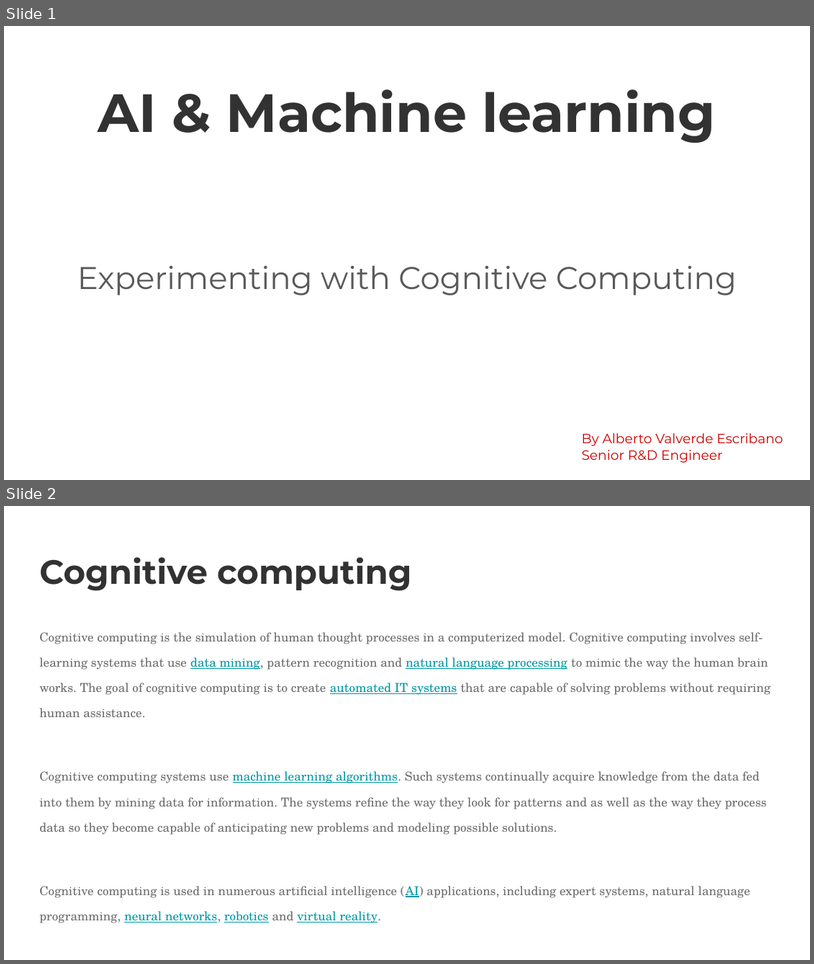
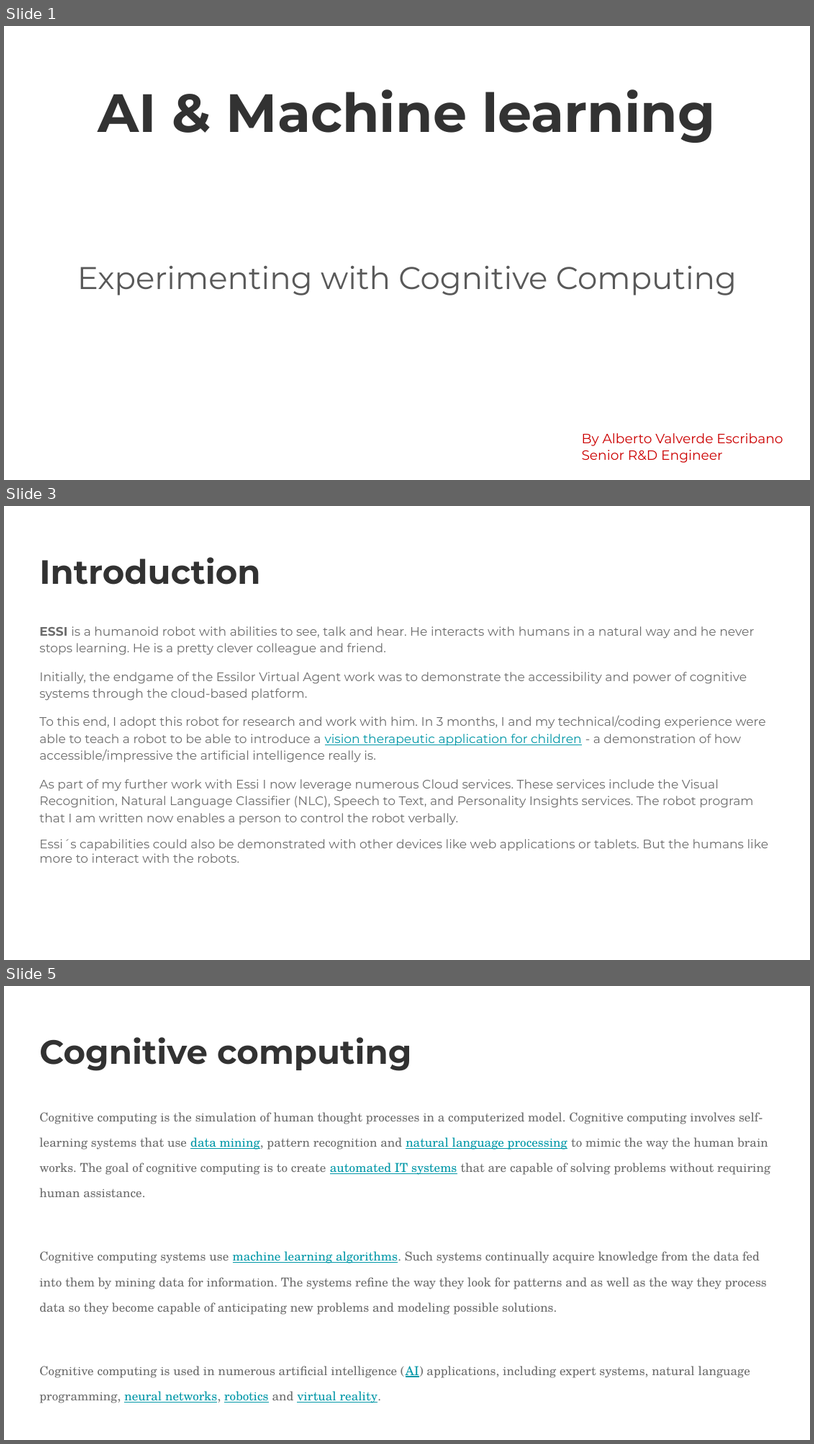
Before and after one commit to albertovalverde/cognitive-computing, a slide deck: Cognitive-NAO/Documents/presentation/Cognitive computing for Essilor.pptx. Shown one above the other, each under a label of ours: slides 1 and 2 before the commit, slides 1, 3 and 5 after it; the slides between them are not shown. The pictures are 814x964 and 814x1444 pixels, drawn with LibreOffice and Linux fonts; fonts in the diff are those of the drawing. Boxes give left, top, right and bottom in pixels: in the first picture for what was removed or moved away, otherwise in the second. Text is boxed around its words. In the diff, an @@ line names an element or a change of style, - is before the commit and + after.

Commit message:
new phrases for introduction

```diff
--- a/Cognitive-NAO/Documents/presentation/Cognitive computing for Essilor.pptx
+++ b/Cognitive-NAO/Documents/presentation/Cognitive computing for Essilor.pptx
@@ slide 3 added at (4, 506, 810, 960), background #FFFFFF @@
@@ text added at (39, 557, 260, 584), 30 pt, text #323232, bold @@
+Introduction
@@ subtitle added at (39, 626, 769, 862), 11 pt, text #6C6C6C @@
+ESSI is a humanoid robot with abilities to see, talk and hear. He interacts with humans in a natural way and he never stops learning. He is a pretty clever colleague and friend.
+Initially, the endgame of the Essilor Virtual Agent work was to demonstrate the accessibility and power of cognitive systems through the cloud-based platform.
+To this end, I adopt this robot for research and work with him. In 3 months, I and my technical/coding experience were able to teach a robot to be able to introduce a vision therapeutic application for children - a demonstration of how accessible/impressive the artificial intelligence really is.
+As part of my further work with Essi I now leverage numerous Cloud services. These services include the Visual Recognition, Natural Language Classifier (NLC), Speech to Text, and Personality Insights services. The robot program that I am written now enables a person to control the robot verbally.
+Essi´s capabilities could also be demonstrated with other devices like web applications or tablets. But the humans like more to interact with the robots.
@@ what was slide 2 is now slide 5 @@
```
Also in this commit, not shown: 3 other slides added, 1 slide removed, 6 other files.
